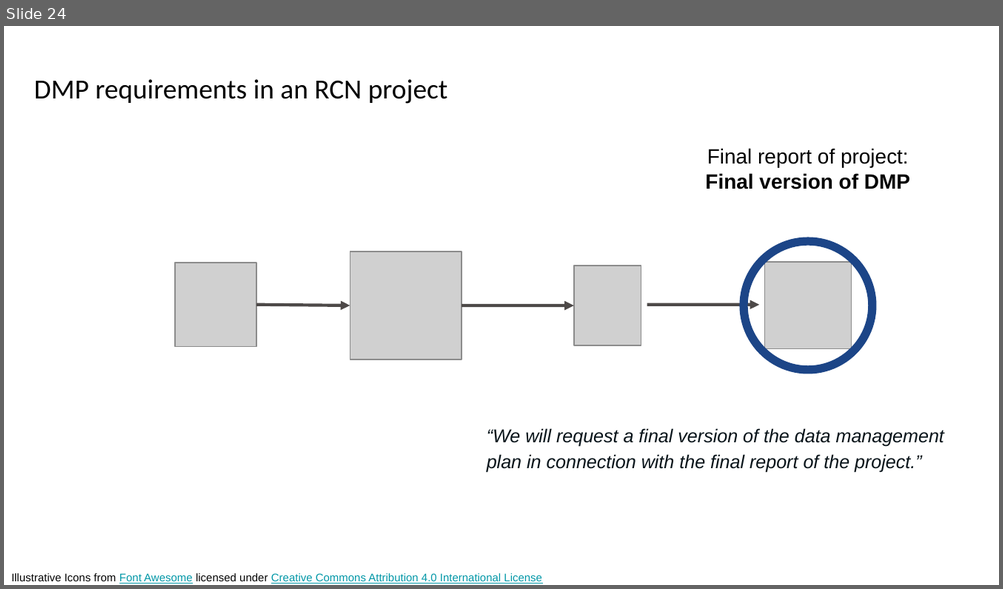
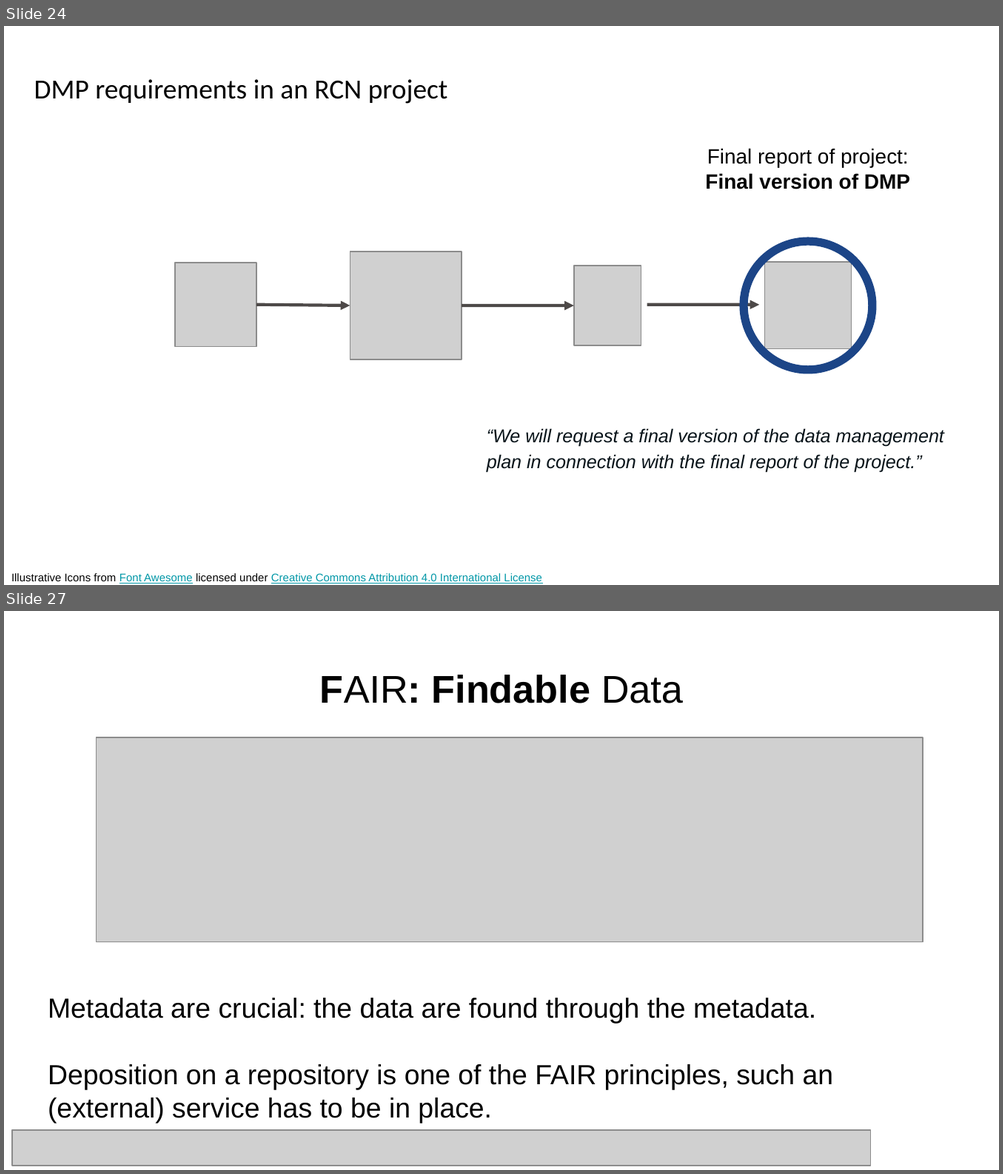
Before and after one commit to ELIXIR-Norway-Training/DMP-writing-workshop, a slide deck: 02_DMP_requirements.odp. Shown one above the other, each under a label of ours: slide 24 before the commit, slides 24 and 27 after it; the slides between them are not shown. The pictures are 1003x589 and 1003x1174 pixels, drawn with LibreOffice and Linux fonts; fonts in the diff are those of the drawing; grey boxes stand for pictures. Boxes give left, top, right and bottom in pixels: in the first picture for what was removed or moved away, otherwise in the second. Text is boxed around its words. In the diff, an @@ line names an element or a change of style, - is before the commit and + after.

```diff
--- a/02_DMP_requirements.odp
+++ b/02_DMP_requirements.odp
@@ slide 27 added at (4,611,999,1170), background #FFFFFF @@
@@ title added at (320,675,683,703), 28 pt, text #000000, bold @@
+FAIR: Findable Data
@@ picture added at (96,738,923,943) @@
@@ text added at (48,998,834,1124), 20 pt, text #000000 @@
+Metadata are crucial: the data are found through the metadata.
+Deposition on a repository is one of the FAIR principles, such an (external) service has to be in place.
@@ picture added at (12,1130,871,1166) @@
```
Also in this commit, not shown: 1 slide changed, 16 other slides added, 8 slides removed, 1 other file.
